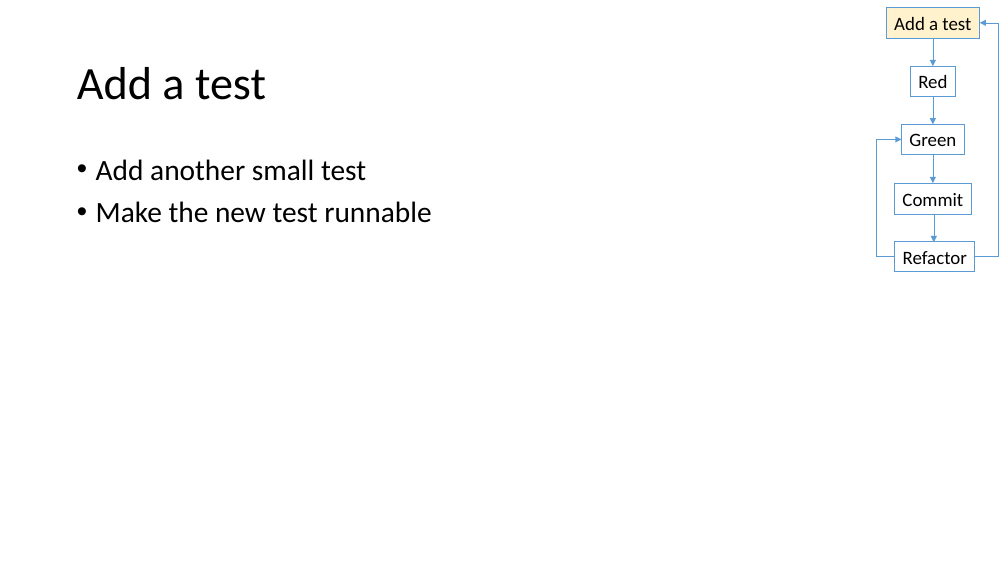
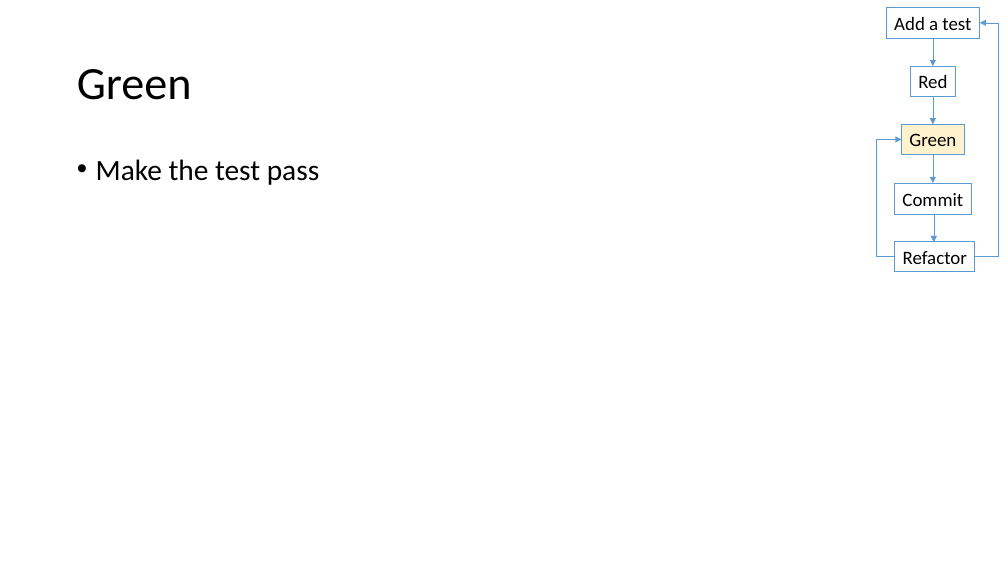
Before and after one commit to LlanddewiLovesYou/TDD_Darts, a slide deck: slide 24 of curriculum.pptx (slide 15 before the commit). Drawn at 1008x567 pixels with LibreOffice and Linux fonts; fonts in the diff are those of the drawing. Boxes give left, top, right and bottom in pixels: in the first picture for what was removed or moved away, otherwise in the second. Text is boxed around its words. In the diff, an @@ line names an element or a change of style, - is before the commit and + after.

```diff
--- a/curriculum.pptx
+++ b/curriculum.pptx
@@ rectangle "Add a test" at [886, 8, 980, 38]: fill #FFF2CC to none @@
@@ title at [77, 69, 192, 100]: text changed @@
-Add a test
+Green
@@ rectangle "Green" at [901, 124, 964, 154]: fill none to #FFF2CC @@
@@ text at [96, 159, 319, 185]: text changed @@
-• Add another small test
-• Make the new test runnable
+• Make the test pass
```
Also in this commit, not shown: 10 other slides changed, 12 slides added.
